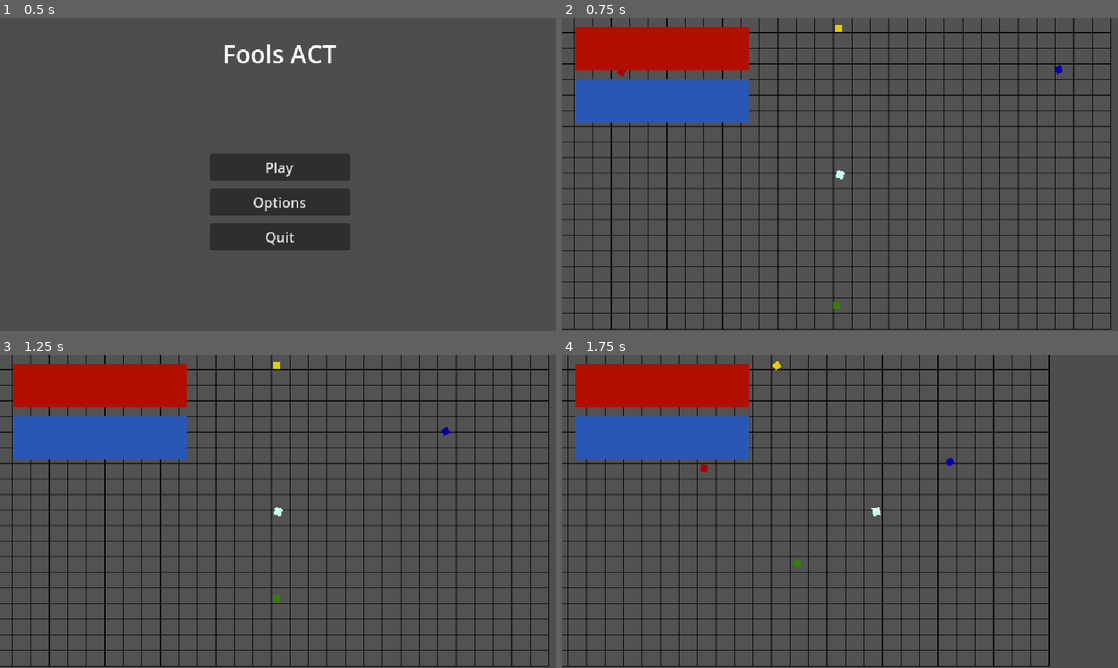
Above: before the commit, frames 1-4 (two rows, left to right).
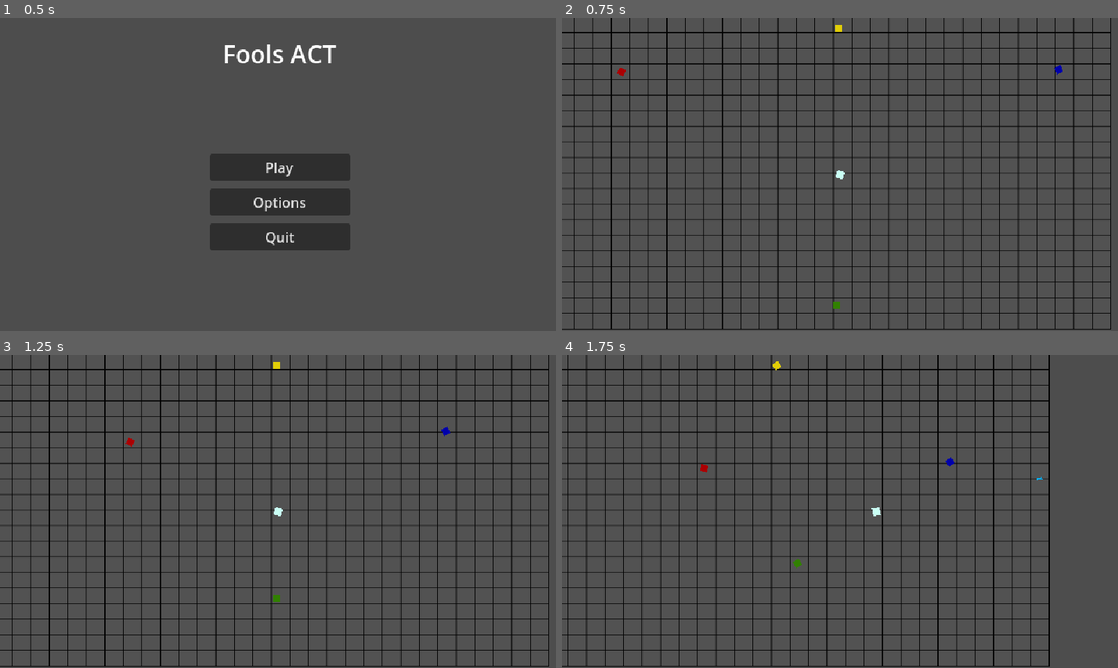
Above: after the commit, the same moments.

Repository: EmpexOri/OperationHavok
Game: Godot game, scene res://Scenes/MenuScene.tscn
The game is run twice, just before and just after one commit, with the same random seed, the same clock (stepped at 60 frames per second) and the same inputs.
Inputs (mouse positions are in pixels of both pictures, inside the frame that each line leads up to):
- Up to frame 1 (0.5 s): no input
- Up to frame 2 (0.75 s): click "Play" at 0.5 s
- Up to frame 3 (1.25 s): no input
- Up to frame 4 (1.75 s): move the mouse to (962, 495) at 1.27 s; hold D (right) from 1.28 s (still down); click (962, 495) at 1.35 s

Frame 1 is identical in both runs. In frame 2, 8.6% of the frame differs, in the area x 2-34%, y 2-34%; in frame 3, 8.6%; in frame 4, 8.6%, in the area x 2-87%, y 2-40%.

Commit message:
automatic firing (hid the bars)

Diff:
--- a/Assets/Scripts/Player Scripts/player.gd
+++ b/Assets/Scripts/Player Scripts/player.gd
@@ -5,7 +5,12 @@
 var Bullet = preload("res://Scenes/Misc/bullet.tscn")
 
 func _ready():
-	pass
+	var timer = Timer.new()
+	timer.wait_time = 0.25
+	timer.one_shot = false  # Timer only goes once
+	timer.connect("timeout", Callable(self, "fire")) # Executes the spawn function once timer has ended
+	add_child(timer)
+	timer.start()
 
 func _physics_process(_delta):
 	var Motion = Vector2()
@@ -29,8 +34,8 @@
 
 	look_at(get_global_mouse_position())
 
-	if Input.is_action_just_pressed("LMB"):
-		fire()
+	#if Input.is_action_just_pressed("LMB"):
+		#fire()
 
 func fire():
 	var BulletInstance = Bullet.instantiate()
--- a/Scenes/PlaygroundScene.tscn
+++ b/Scenes/PlaygroundScene.tscn
@@ -32,6 +32,7 @@
 metadata/_edit_use_anchors_ = true
 
 [node name="HealthBar" type="TextureProgressBar" parent="PlayerUI/UIContainer"]
+visible = false
 layout_mode = 1
 offset_left = 15.0
 offset_top = 10.0
@@ -44,6 +45,7 @@
 metadata/_edit_use_anchors_ = true
 
 [node name="FocusBar" type="TextureProgressBar" parent="PlayerUI/UIContainer"]
+visible = false
 layout_mode = 0
 offset_left = 15.0
 offset_top = 70.0
